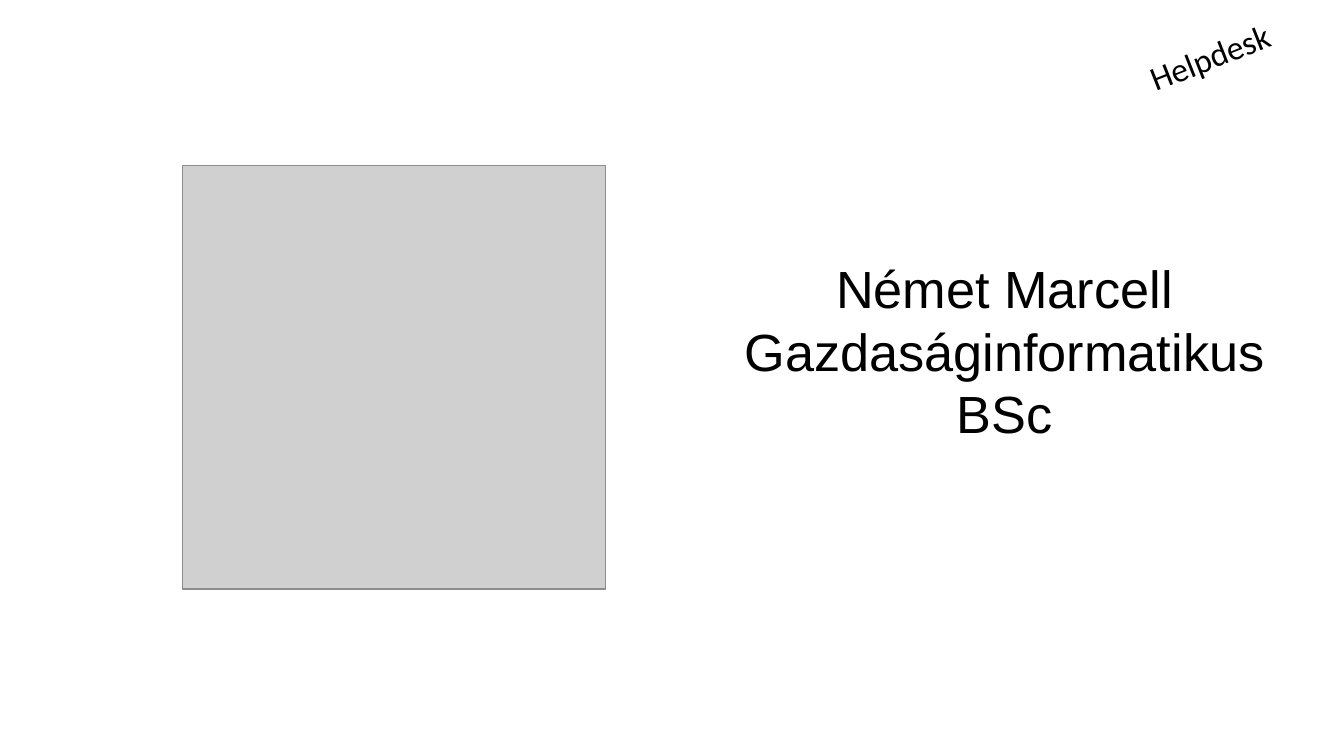
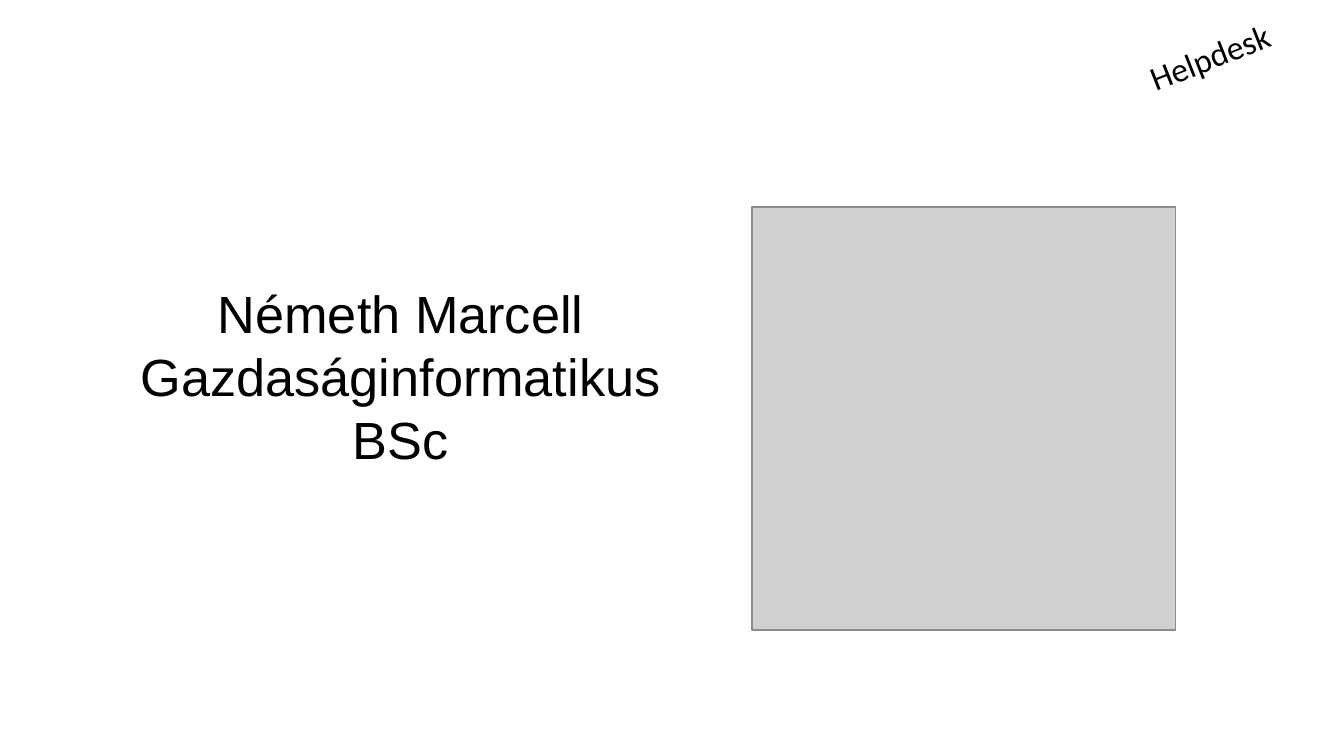
Before and after one commit to schonherz-java-ee-2016-q4/project, a slide deck: slide 2 of presentation/Helpdesk/Németh Marcell/marcell_nemeth.pptx. Drawn at 1344x756 pixels with LibreOffice and Linux fonts; fonts in the diff are those of the drawing; grey boxes stand for pictures; background and template pictures are left out. Boxes give left, top, right and bottom in pixels: in the first picture for what was removed or moved away, otherwise in the second. Text is boxed around its words. In the diff, an @@ line names an element or a change of style, - is before the commit and + after.

```diff
--- a/presentation/Helpdesk/Németh Marcell/marcell_nemeth.pptx
+++ b/presentation/Helpdesk/Németh Marcell/marcell_nemeth.pptx
@@ picture: place and size @@
-picture at [183,165,606,589]
+picture at [753,207,1176,630]
@@ text "Németh Marcell": place and size @@
-text "Németh Marcell" at [745,269,1264,434]
+text "Németh Marcell" at [141,294,660,460]
@@ text at [218,294,583,334]: text changed @@
-Német Marcell
+Németh Marcell
```
Also in this commit, not shown: 6 other slides changed.
